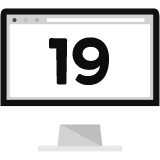
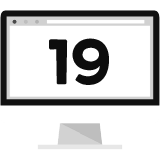
Revision of a layered 160 x 160 image; what changed, layer by layer:
painted on "벡터 고급 개체" over [0, 8, 160, 152]
removed layer "레이어 1" over [0, 9, 160, 152]
